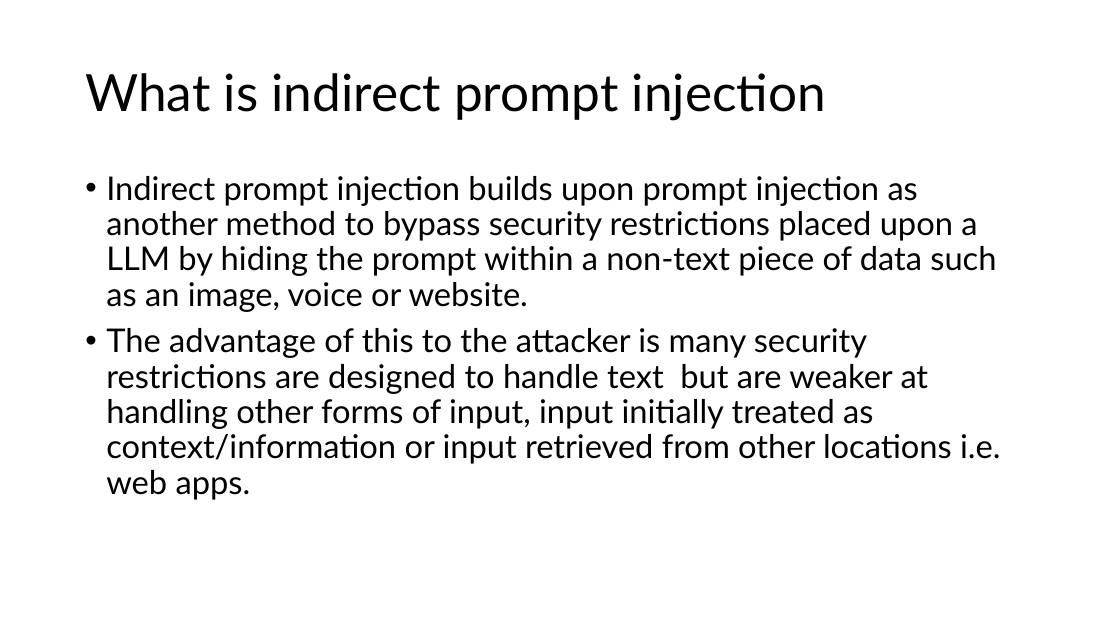
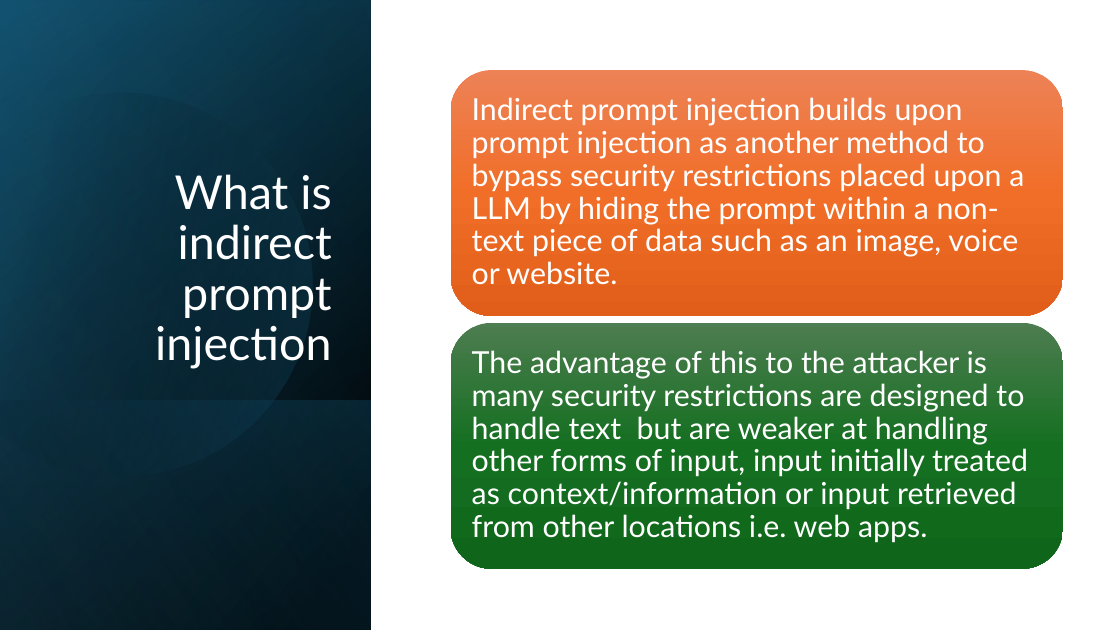
Before and after one commit to Fitch-Gamer/Bachelors-Dissertation, a slide deck: slide 5 of Demonstration of progress/Demonstration of progress.pptx. Drawn at 1120x630 pixels with LibreOffice and Linux fonts; fonts in the diff are those of the drawing. Boxes give left, top, right and bottom in pixels: in the first picture for what was removed or moved away, otherwise in the second. Text is boxed around its words. In the diff, an @@ line names an element or a change of style, - is before the commit and + after.

```diff
--- a/Demonstration of progress/Demonstration of progress.pptx
+++ b/Demonstration of progress/Demonstration of progress.pptx
@@ rectangle added at box(0, 0, 371, 630), fill gradient #000000 to #104862 @@
@@ rectangle added at box(0, 1, 371, 630), fill gradient #000000 to #156082 @@
@@ rectangle added at box(0, 0, 371, 630), fill gradient #000000 to #46B1E1 @@
@@ freeform shape added at box(0, 47, 359, 515), fill gradient #000000 to #156082 @@
@@ title "What is indirect prompt injection": place and size @@
-title "What is indirect prompt injection" at box(85, 73, 826, 120)
+title "What is indirect prompt injection" at box(155, 174, 332, 369)
@@ title "What is indirect prompt injection" at box(155, 174, 332, 369): size 44 to 40 pt, text colour #000000 to #FFFFFF; alignment left to right; vertical alignment middle to bottom @@
@@ text removed at box(106, 176, 1000, 500) @@
-• Indirect prompt injection builds upon prompt injection as another method to bypass security restrictions placed upon a LLM by hiding the prompt within a non-text piece of data such as an image, voice or website.
-• The advantage of this to the attacker is many security restrictions are designed to handle text but are weaker at handling other forms of input, input initially treated as context/information or input retrieved from other locations i.e. web apps.
@@ group added at box(450, 70, 1063, 569): 2 rounded rectangles, 2 texts @@
+Indirect prompt injection builds upon prompt injection as another method to bypass security restrictions placed upon a LLM by hiding the prompt within a non-text piece of data such as an image, voice or website.
+The advantage of this to the attacker is many security restrictions are designed to handle text but are weaker at handling other forms of input, input initially treated as context/information or input retrieved from other locations i.e. web apps.
@@ rectangle added at box(0, 400, 371, 630), fill gradient #156082 to #000000 @@
```
Also in this commit, not shown: 12 other slides changed, 1 other file.
